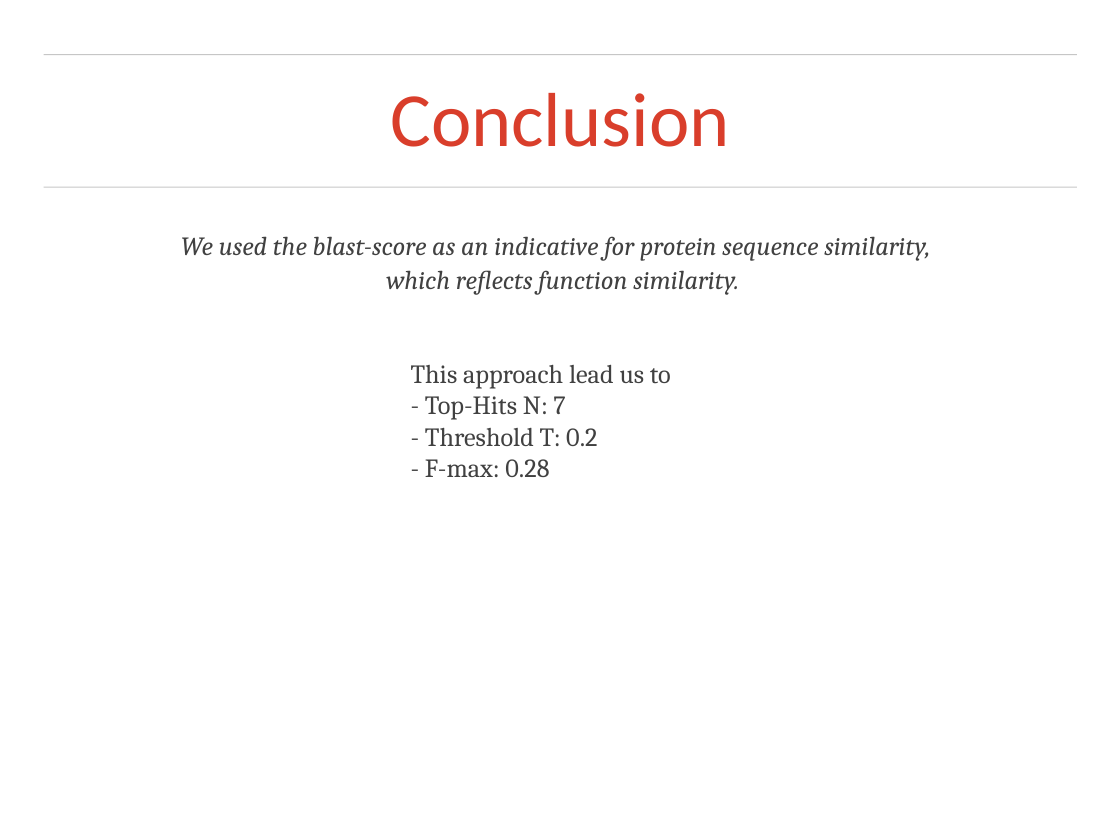
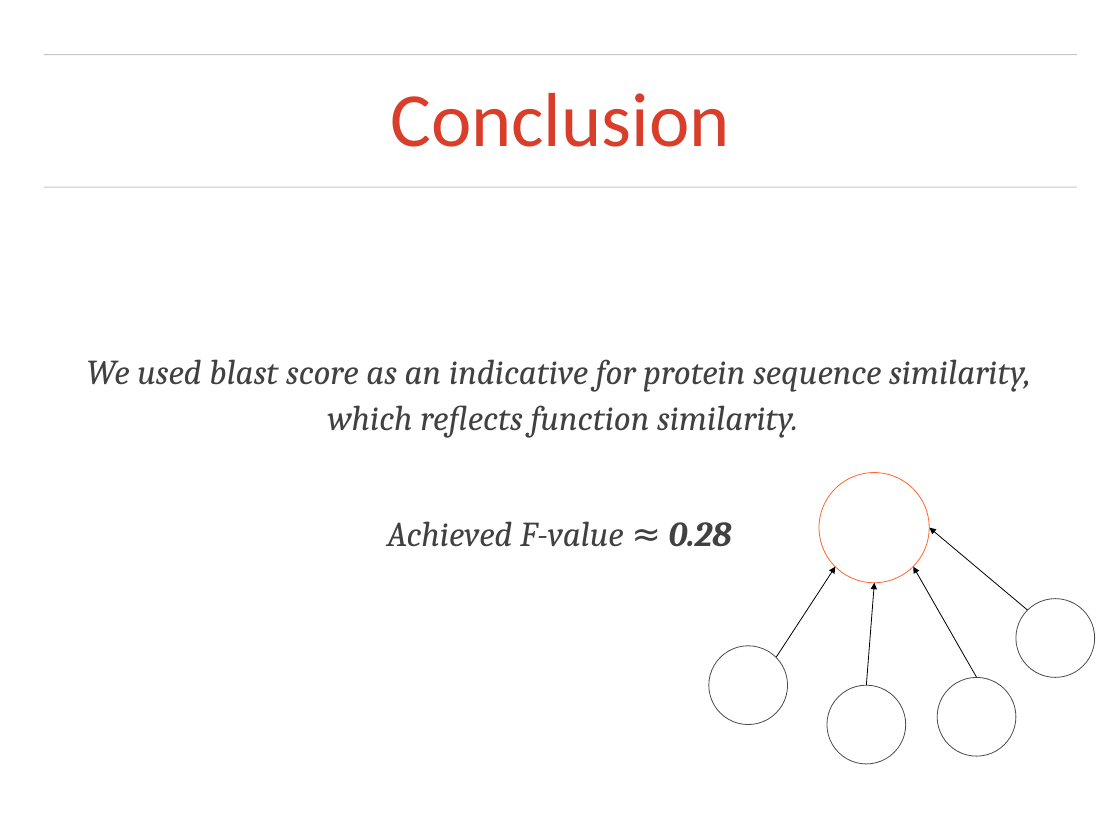
Before and after one commit to otarabai/pp2ex, a slide deck: slide 13 of presentations/2014.01.23/final_presentation.ppt (slide 15 before the commit). Drawn at 1120x840 pixels with LibreOffice and Linux fonts; fonts in the diff are those of the drawing; background and template pictures are left out. Boxes give left, top, right and bottom in pixels: in the first picture for what was removed or moved away, otherwise in the second. Text is boxed around its words. In the diff, an @@ line names an element or a change of style, - is before the commit and + after.

Commit message:
final presentation update

```diff
--- a/presentations/2014.01.23/final_presentation.ppt
+++ b/presentations/2014.01.23/final_presentation.ppt
@@ free "We used blast score as ...": place and size @@
-free "We used blast score as ..." at <box>176,200,944,321</box>
+free "We used blast score as ..." at <box>47,331,1071,451</box>
@@ text in free at <box>87,359,1031,392</box>: text changed; size 24 to 32 pt @@
-We used the blast-score as an indicative for protein sequence similarity,
+We used blast score as an indicative for protein sequence similarity,
@@ free removed at <box>406,346,714,495</box> @@
-This approach lead us to
-- Top-Hits N: 7
-- Threshold T: 0.2
-- F-max: 0.28
@@ text in free at <box>328,405,798,438</box>: size 24 to 32 pt in "which reflects function similarity." @@
@@ free added at <box>47,470,1071,591</box>, 32 pt, text #414141, italic @@
+Achieved F-value ≈ 0.28
@@ ellipse added at <box>819,473,929,583</box>, outline #FF6633 0.74 pt @@
@@ arrow added from (1028, 610) to (929, 528), #000000 0.74 pt @@
@@ arrow added from (776, 658) to (836, 566), #000000 0.74 pt @@
@@ arrow added from (977, 677) to (914, 566), #000000 0.74 pt @@
@@ arrow added from (866, 685) to (874, 583), #000000 0.74 pt @@
@@ ellipse added at <box>1016,599,1095,677</box>, outline #4C4C4C 0.74 pt @@
@@ ellipse added at <box>709,646,788,725</box>, outline #4C4C4C 0.74 pt @@
@@ ellipse added at <box>827,685,906,764</box>, outline #4C4C4C 0.74 pt @@
@@ ellipse added at <box>937,677,1016,756</box>, outline #4C4C4C 0.74 pt @@
```
Also in this commit, not shown: 5 other slides changed, 7 slides added, 9 slides removed, 6 other files.
